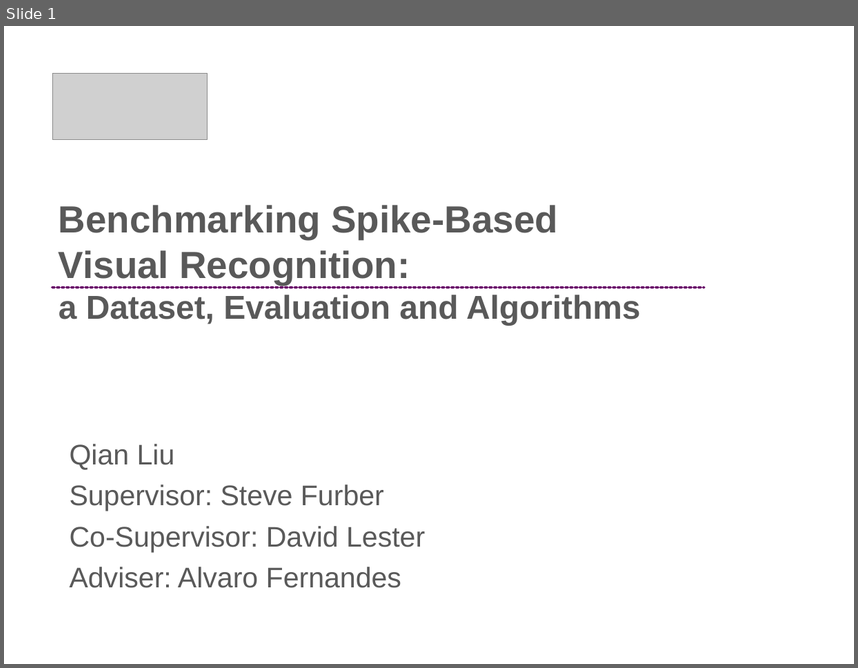
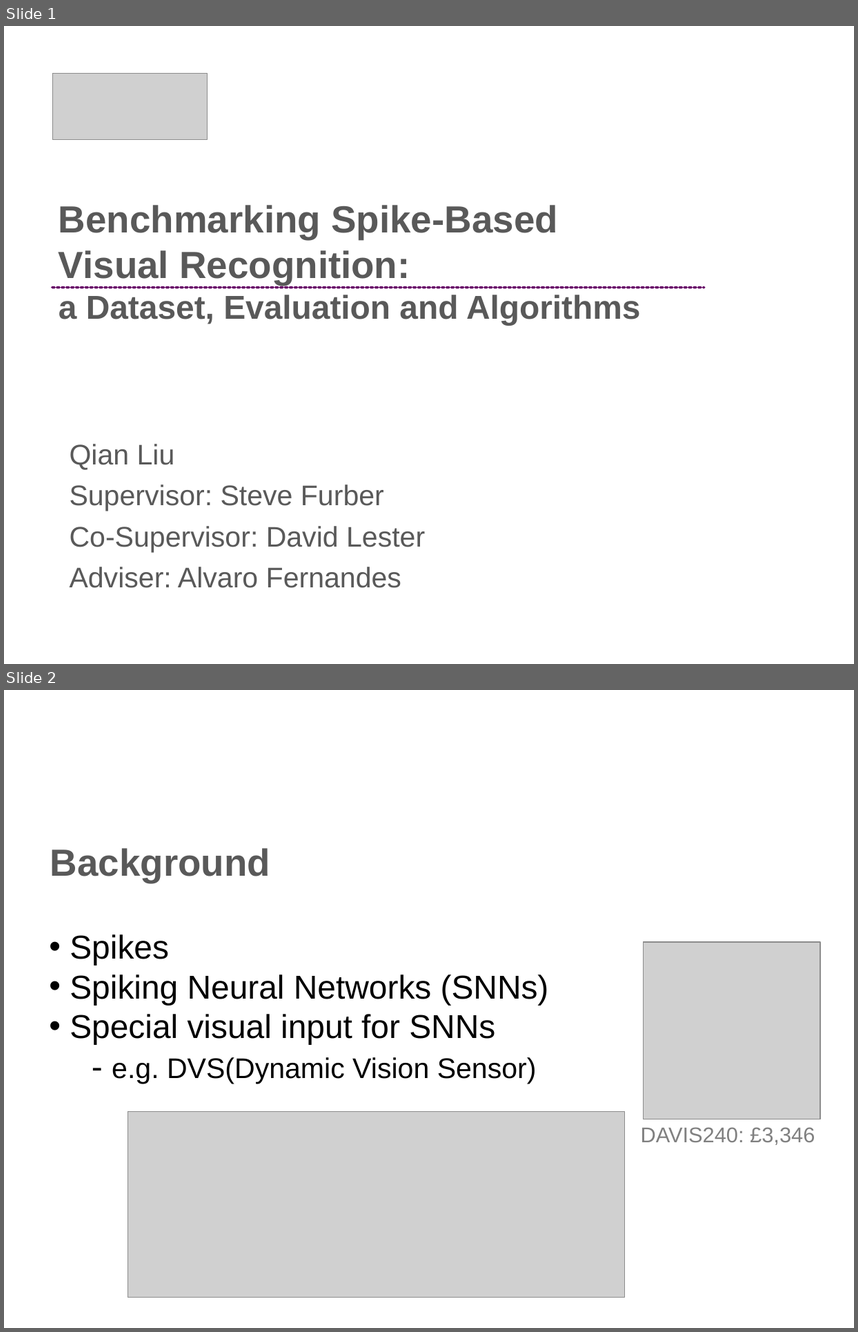
Before and after one commit to qian-liu/2nd_year_short_report, a slide deck: 2nd_year_int.pptx. Shown one above the other, each under a label of ours: slide 1 before the commit, slides 1 and 2 after it. The pictures are 858x668 and 858x1332 pixels, drawn with LibreOffice and Linux fonts; fonts in the diff are those of the drawing; grey boxes stand for pictures; background and template pictures are left out. Boxes give left, top, right and bottom in pixels: in the first picture for what was removed or moved away, otherwise in the second. Text is boxed around its words. In the diff, an @@ line names an element or a change of style, - is before the commit and + after.

```diff
--- a/2nd_year_int.pptx
+++ b/2nd_year_int.pptx
@@ slide 2 added at bbox=[4, 690, 854, 1328], background #FFFFFF @@
@@ text added at bbox=[50, 848, 270, 883], 32 pt, text #595959, bold @@
+Background
@@ text added at bbox=[70, 934, 549, 1083], 28 pt, text #000000 @@
+• Spikes
+• Spiking Neural Networks (SNNs)
+• Special visual input for SNNs
+  - e.g. DVS(Dynamic Vision Sensor)
@@ picture added at bbox=[643, 942, 820, 1118] @@
@@ picture added at bbox=[128, 1111, 626, 1296] @@
@@ text added at bbox=[641, 1127, 815, 1145], 18 pt, text #808080 @@
+DAVIS240: £3,346
```
Also in this commit, not shown: 8 slides changed, 3 other slides added, 1 slide removed, 1 other file.
